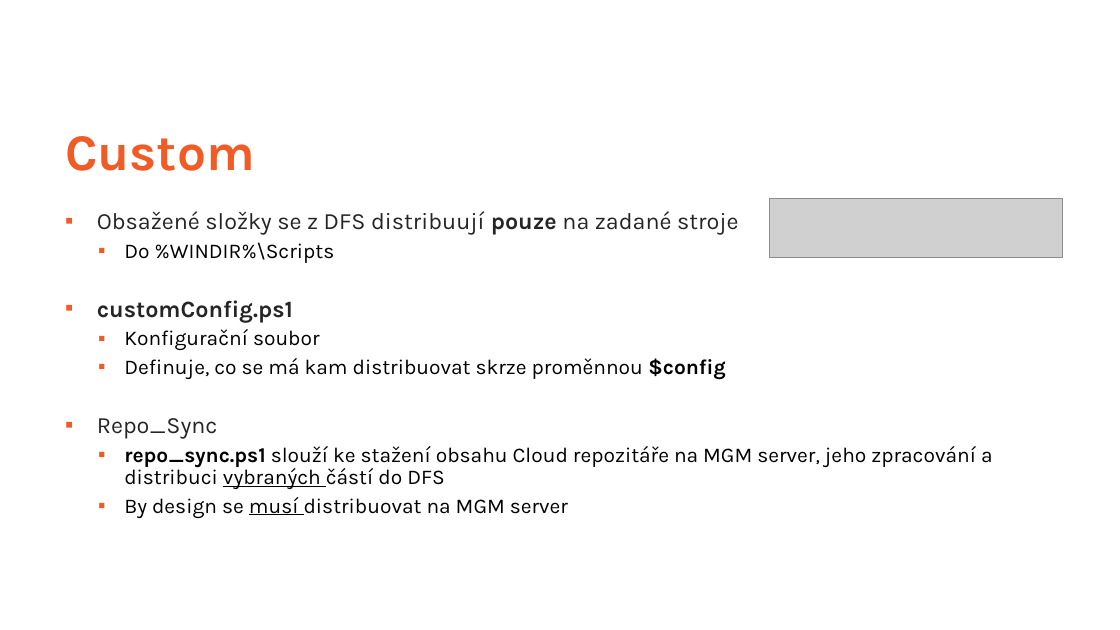
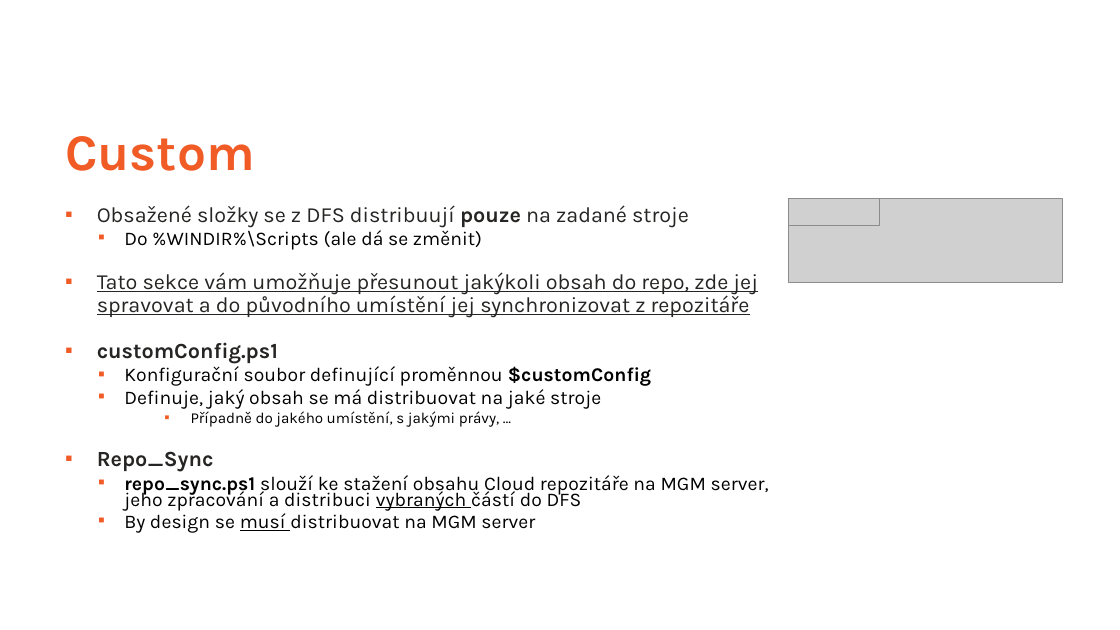
Before and after one commit to ztrhgf/Powershell_CICD_repository, a slide deck: slide 17 of WUG slajdy.pptx (slide 16 before the commit). Drawn at 1120x630 pixels with LibreOffice and Linux fonts; fonts in the diff are those of the drawing; grey boxes stand for pictures; background and template pictures are left out. Boxes give left, top, right and bottom in pixels: in the first picture for what was removed or moved away, otherwise in the second. Text is boxed around its words. In the diff, an @@ line names an element or a change of style, - is before the commit and + after.

```diff
--- a/WUG slajdy.pptx
+++ b/WUG slajdy.pptx
@@ text at [97,205,769,533]: size 20 to 18.5 pt in "Obsažené složky se z DFS distribuují pouze ...", "customConfig.ps1", "Repo_Sync"; bold on in "Repo_Sync"; size 18 to 16.6 pt in "repo_sync.ps1 slouží ke stažení obsahu Cloud repozitáře ...", "By design se musí distribuovat na MGM ..."; line spacing 1.1 to 0.9; line spacing 0.9 to 0.7 @@
@@ picture: place and size @@
-picture at [770,199,1063,258]
+picture at [789,199,1063,283]
@@ picture added at [789,199,880,225] @@
@@ text at [97,230,758,318]: text changed; size 18 to 18.5 pt; text colour #000000 to #262524 @@
-  ▪ Do %WINDIR%\Scripts
+  ▪ Do %WINDIR%\Scripts (ale dá se změnit)
+▪ Tato sekce vám umožňuje přesunout jakýkoli obsah do repo, zde jej spravovat a do původního umístění jej synchronizovat z repozitáře
@@ text at [124,366,651,427]: text changed; size 18 to 16.6 pt @@
-  ▪ Konfigurační soubor
-  ▪ Definuje, co se má kam distribuovat skrze proměnnou $config
+  ▪ Konfigurační soubor definující proměnnou $customConfig
+  ▪ Definuje, jaký obsah se má distribuovat na jaké stroje
+    ▪ Případně do jakého umístění, s jakými právy, …
```
Also in this commit, not shown: 30 other slides changed, 4 slides added, 1 slide removed.
